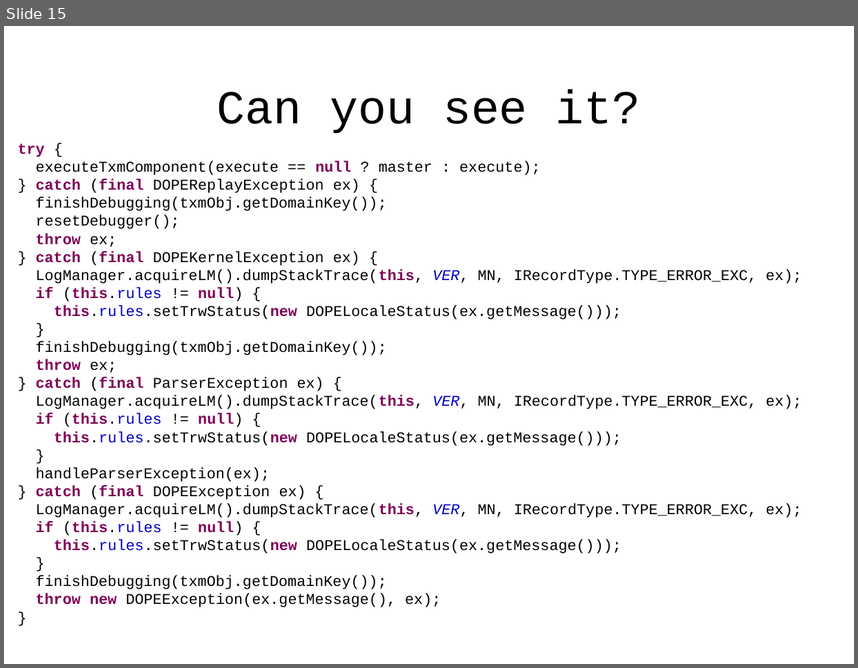
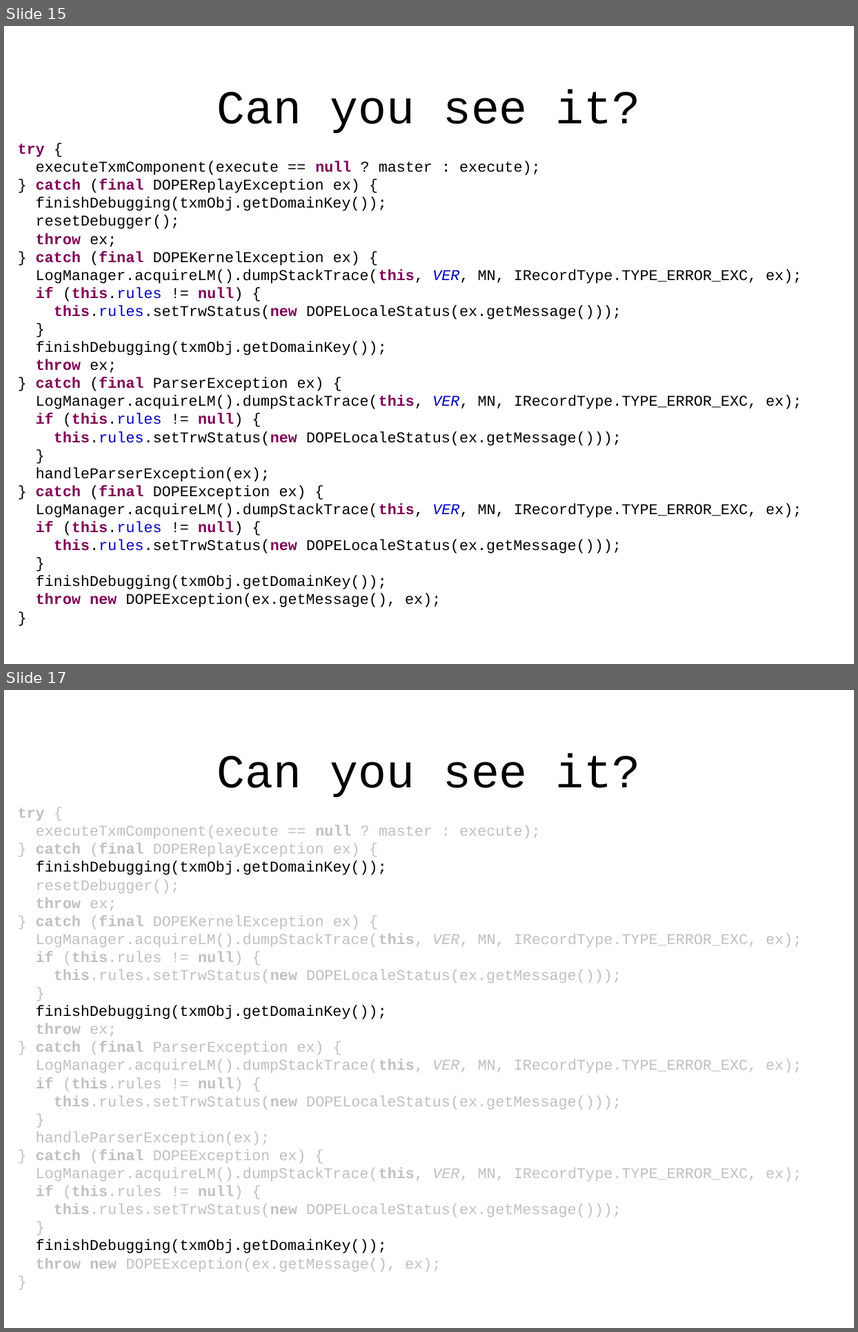
Before and after one commit to Weltraumschaf/Slides, a slide deck: CleanCodeDeveloper/RoterDan1/CCD_Roter_Dan_1.odp. Shown one above the other, each under a label of ours: slide 15 before the commit, slides 15 and 17 after it; the slides between them are not shown. The pictures are 858x668 and 858x1332 pixels, drawn with LibreOffice and Linux fonts; fonts in the diff are those of the drawing. Boxes give left, top, right and bottom in pixels: in the first picture for what was removed or moved away, otherwise in the second. Text is boxed around its words. In the diff, an @@ line names an element or a change of style, - is before the commit and + after.

```diff
--- a/CleanCodeDeveloper/RoterDan1/CCD_Roter_Dan_1.odp
+++ b/CleanCodeDeveloper/RoterDan1/CCD_Roter_Dan_1.odp
@@ slide 17 added at <box>4,690,854,1328</box>, background #FFFFFF @@
@@ title added at <box>217,753,641,797</box>, 44 pt, text #000000 @@
+Can you see it?
@@ text added at <box>18,808,802,1271</box>, 14 pt, text #C0C0C0 @@
+try {
+executeTxmComponent(execute == null ? master : execute);
+} catch (final DOPEReplayException ex) {
+finishDebugging(txmObj.getDomainKey());
+resetDebugger();
+throw ex;
+} catch (final DOPEKernelException ex) {
+LogManager.acquireLM().dumpStackTrace(this, VER, MN, IRecordType.TYPE_ERROR_EXC, ex);
+if (this.rules != null) {
+this.rules.setTrwStatus(new DOPELocaleStatus(ex.getMessage()));
+}
+finishDebugging(txmObj.getDomainKey());
+throw ex;
+} catch (final ParserException ex) {
+LogManager.acquireLM().dumpStackTrace(this, VER, MN, IRecordType.TYPE_ERROR_EXC, ex);
+if (this.rules != null) {
+this.rules.setTrwStatus(new DOPELocaleStatus(ex.getMessage()));
+}
+handleParserException(ex);
+} catch (final DOPEException ex) {
+LogManager.acquireLM().dumpStackTrace(this, VER, MN, IRecordType.TYPE_ERROR_EXC, ex);
+if (this.rules != null) {
+this.rules.setTrwStatus(new DOPELocaleStatus(ex.getMessage()));
+}
+finishDebugging(txmObj.getDomainKey());
+throw new DOPEException(ex.getMessage(), ex);
+}
```
Also in this commit, not shown: 3 slides changed, 8 other slides added, 3 slides removed, 3 other files.
